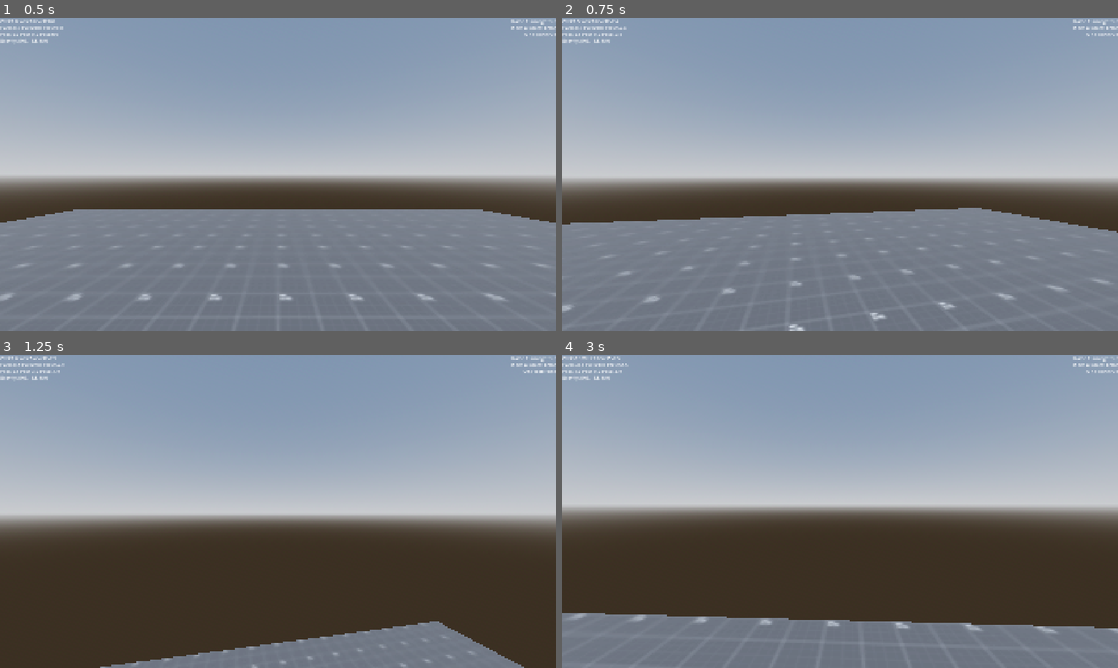
Above: before the commit, frames 1-4 (two rows, left to right).
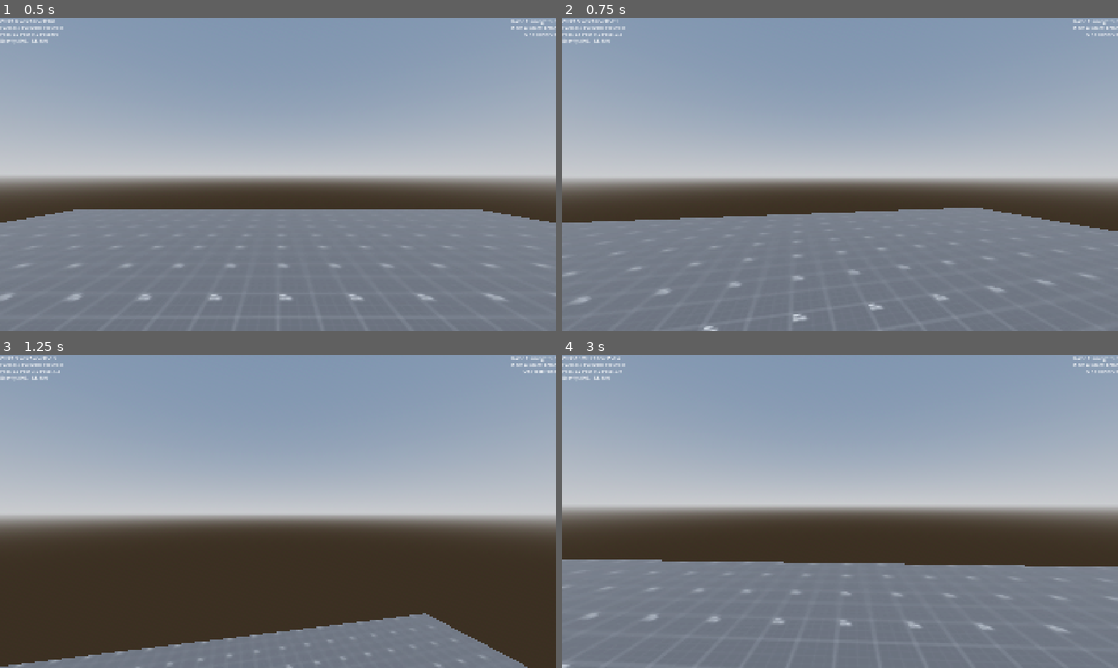
Above: after the commit, the same moments.

Repository: MrSeven3/shooter-game
Game: Godot game, scene res://Scenes/TestLevel/test_level.tscn
Same seed, same stepped clock (60 frames per second), same inputs: the game is played once before the commit and once after it. The project has no main scene, so this scene is started directly.
Inputs (mouse positions are in pixels of both pictures, inside the frame that each line leads up to):
- Up to frame 1 (0.5 s): no input
- Up to frame 2 (0.75 s): tap Enter at 0.5 s; move the mouse to (867, 174) at 0.52 s; hold W from 0.53 s (still down); tap Alt at 0.6 s
- Up to frame 3 (1.25 s): keep holding W; tap Space at 0.77 s
- Up to frame 4 (3 s): keep holding W; move the mouse to (812, 511) at 1.27 s; tap Shift at 1.35, 2.85 s; tap Space at 1.52 s; move the mouse to (851, 505) at 2.02 s; tap Alt at 2.1 s; move the mouse to (834, 517) at 2.77 s

Frame 1 is identical in both runs. In frame 2, 1.2% of the frame differs, in the area x 0-100%, y 1-100%; in frame 3, 2.9%; in frame 4, 19%, in the area x 0-100%, y 0-100%.

Commit message:
a lot of attempts at fixing player movement, almost there

Diff:
--- a/Templates/Player/player.gd
+++ b/Templates/Player/player.gd
@@ -1,20 +1,20 @@
 extends CharacterBody3D
 
-const mouse_sensitivity = 0.002
+const mouse_sensitivity := 0.002
 
-var sprint_acceleration = 2.5 # running acceleration in m/s
-const air_sprint_speed = 1.5 # speed in m/s
+var sprint_acceleration:float # running acceleration in m/s
+const air_sprint_speed := 1.5 # speed in m/s
+const ground_sprint_speed := 2.5
 
-const jump_velocity = 8 #no clue what this is measured in or why this seems good
-const terminal_fall_velocity = 25 #in m/s
+const jump_velocity:float = 8 #no clue what this is measured in or why this seems good
+const terminal_fall_velocity:float = 25 #in m/s
 
-var target_velocity = Vector3.ZERO
+var target_velocity := Vector3.ZERO
 
-var velocity_increase = Vector3.ZERO
-var single_velocity_multiplier = 1 #multiplier to increase velocity
+var velocity_increase := Vector3.ZERO
+var single_velocity_multiplier:float = 1 #multiplier to increase velocity
 
 var game_running:bool = false
-var move_allowed:bool = false
 var should_jump:bool = false #variable that is true when the player should jump on the next physics tick
 
 func start_game() -> void:
@@ -82,44 +82,45 @@
 	if Utils.debug_mode == true:
 		update_debug_readouts()
 	if game_running:
-		velocity.y = clamp(velocity.y,-terminal_fall_velocity,9223372036854775807)
+		if is_on_floor():
+			sprint_acceleration = ground_sprint_speed
+		else:
+			sprint_acceleration = air_sprint_speed
 
 
-		if is_on_floor():
-			move_allowed = true
-			target_velocity = Vector3.ZERO
+		var target_acceleration := Vector3.ZERO
 
-			var target_acceleration = Vector3.ZERO
+		# Handle jumping logic
+		if should_jump and is_on_floor():
+			velocity.y = jump_velocity
+			multiply_all_velocity(1.2)
+			should_jump = false
 
-			if should_jump == true: #jumping
-				target_velocity.y += jump_velocity
-				multiply_all_velocity(1.2)
-				should_jump = false
+		# Input-based movement
+		if Input.is_key_pressed(KEY_W):
+			target_acceleration.z -= sprint_acceleration
+		if Input.is_key_pressed(KEY_S):
+			target_acceleration.z += sprint_acceleration
+		if Input.is_key_pressed(KEY_A):
+			target_acceleration.x -= sprint_acceleration
+		if Input.is_key_pressed(KEY_D):
+			target_acceleration.x += sprint_acceleration
 
-			if Input.is_key_pressed(KEY_W):
-				target_acceleration.z += (-sprint_acceleration)
-			if Input.is_key_pressed(KEY_S):
-				target_acceleration.z += (sprint_acceleration)
-			if Input.is_key_pressed(KEY_A):
-				target_acceleration.x += (-sprint_acceleration)
-			if Input.is_key_pressed(KEY_D):
-				target_acceleration.x += (sprint_acceleration)
+		# Rotate movement to align with player orientation
+		target_acceleration = transform.basis * target_acceleration
 
-			target_velocity += target_acceleration
+		# Acceleration towards target velocityq
+		velocity.x = lerp(velocity.x, target_acceleration.x, delta * 10) # Smooth acceleration
+		velocity.z = lerp(velocity.z, target_acceleration.z, delta * 10) # Smooth acceleration
 
-			if single_velocity_multiplier != 1: #adds velocity mutliplier
-				target_velocity *= single_velocity_multiplier
-				print("[Player/Physics] New velocity will be "+str(target_velocity))
-				single_velocity_multiplier = 1
+		if not is_on_floor():
+			velocity += get_gravity() * delta
 
-			target_velocity = transform.basis * target_velocity #rotate movement
-			velocity = target_velocity
-		else:
-			velocity += get_gravity() * delta #Apply gravity
-			move_allowed = false
-			if single_velocity_multiplier != 1: #adds velocity mutliplier
-				velocity *= single_velocity_multiplier
-				print("[Player/Physics] New velocity will be "+str(velocity))
-				single_velocity_multiplier = 1
+		# Apply any global velocity multiplier
+		if single_velocity_multiplier != 1:
+			velocity *= single_velocity_multiplier
+			print("[Player/Physics] New velocity will be " + str(velocity))
+			single_velocity_multiplier = 1
 
+		velocity.y = clamp(velocity.y,-terminal_fall_velocity,9223372036854775807)
 		move_and_slide()
